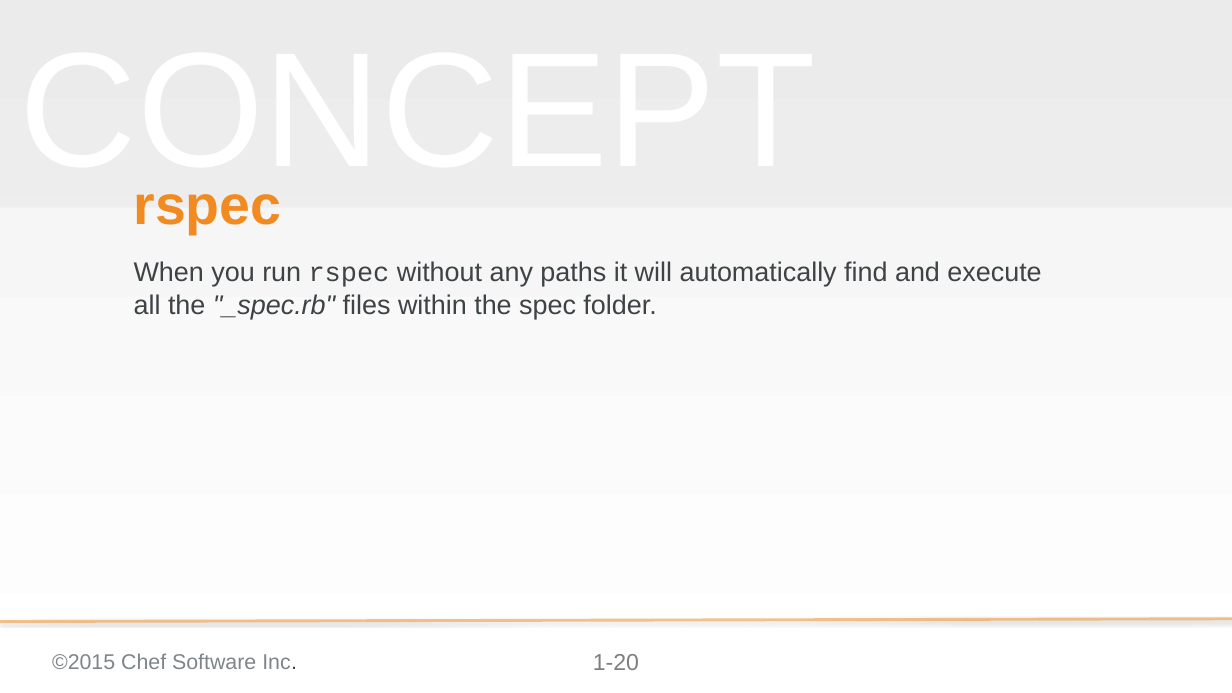
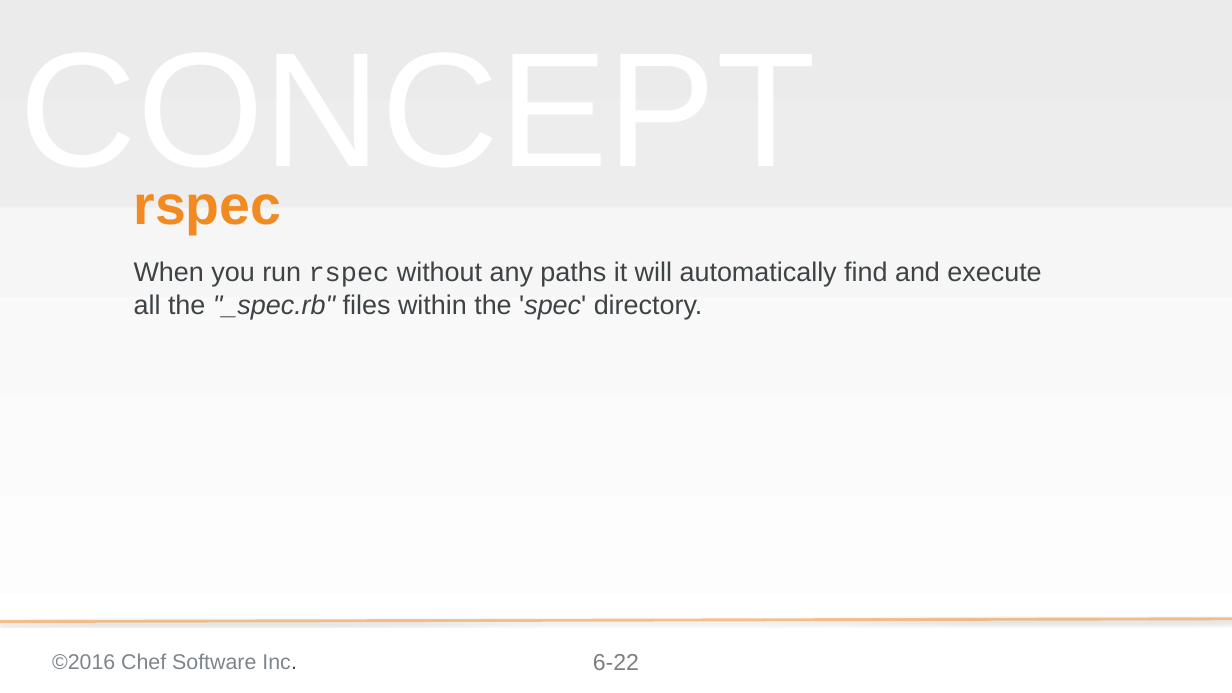
Before and after one commit to chef-training/test_driven_cookbook_development, a slide deck: slide 22 of 06-testing_resources_in_recipes.pptx (slide 20 before the commit). Drawn at 1232x693 pixels with LibreOffice and Linux fonts; fonts in the diff are those of the drawing; background and template pictures are left out. Boxes give left, top, right and bottom in pixels: in the first picture for what was removed or moved away, otherwise in the second. Text is boxed around its words. In the diff, an @@ line names an element or a change of style, - is before the commit and + after.

```diff
--- a/06-testing_resources_in_recipes.pptx
+++ b/06-testing_resources_in_recipes.pptx
@@ subtitle at (x1=134, y1=261, x2=1041, y2=319): text changed @@
-When you run rspec without any paths it will automatically find and execute all the "_spec.rb" files within the spec folder.
+When you run rspec without any paths it will automatically find and execute all the "_spec.rb" files within the 'spec' directory.
@@ text at (x1=52, y1=653, x2=297, y2=669): text changed @@
-©2015 Chef Software Inc.
+©2016 Chef Software Inc.
@@ page number at (x1=593, y1=654, x2=639, y2=670): text changed @@
-1-20
+6-22
```
Also in this commit, not shown: 22 other slides changed, 3 slides added.
